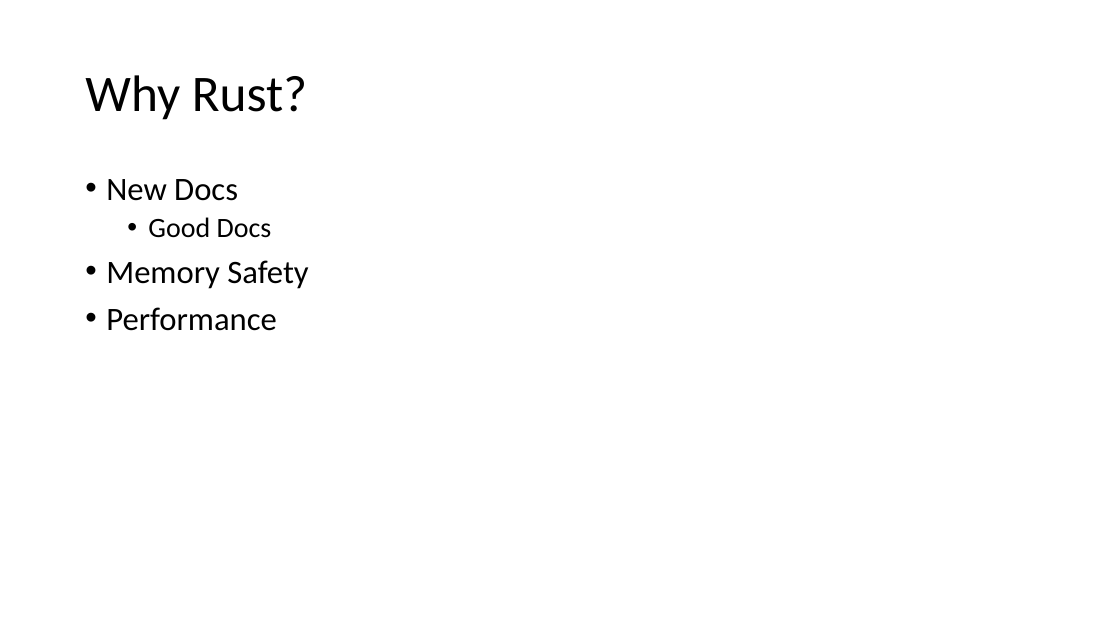
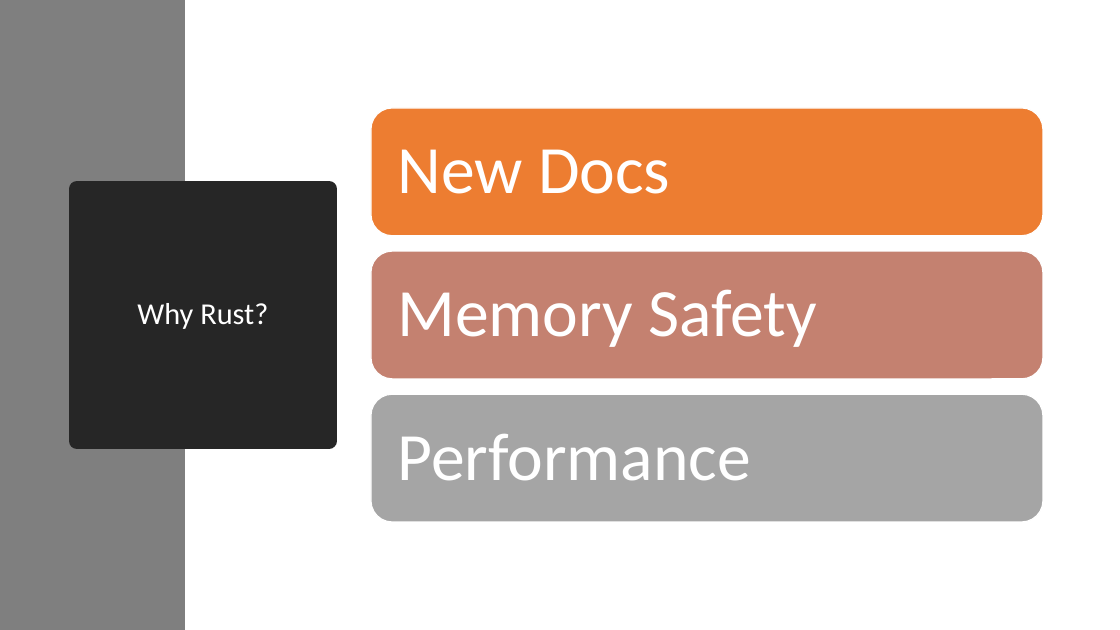
Before and after one commit to ProgrammerAL/Presentations-2019, a slide deck: slide 9 of 09-04 - Making the Case for Rust/Making the Case for Rust.pptx. Drawn at 1120x630 pixels with LibreOffice and Linux fonts; fonts in the diff are those of the drawing. Boxes give left, top, right and bottom in pixels: in the first picture for what was removed or moved away, otherwise in the second. Text is boxed around its words. In the diff, an @@ line names an element or a change of style, - is before the commit and + after.

```diff
--- a/09-04 - Making the Case for Rust/Making the Case for Rust.pptx
+++ b/09-04 - Making the Case for Rust/Making the Case for Rust.pptx
@@ rectangle added at [0,0,185,630], fill #7F7F7F @@
@@ text removed at [106,179,308,331] @@
-• New Docs
-  • Good Docs
-• Memory Safety
-• Performance
@@ title "Why Rust?": place and size @@
-title "Why Rust?" at [85,75,307,120]
+title "Why Rust?" at [77,189,329,441]
@@ title "Why Rust?" at [77,189,329,441]: size 44 to 26 pt, text colour #000000 to #FFFFFF; alignment left to centre; fill none to #262626; outline none to #262626 13.75 pt @@
@@ group added at [371,108,1044,522]: 3 rounded rectangles, 3 texts @@
+New Docs
+Memory Safety
+Performance
```
Also in this commit, not shown: 17 other slides changed, 1 other file.
